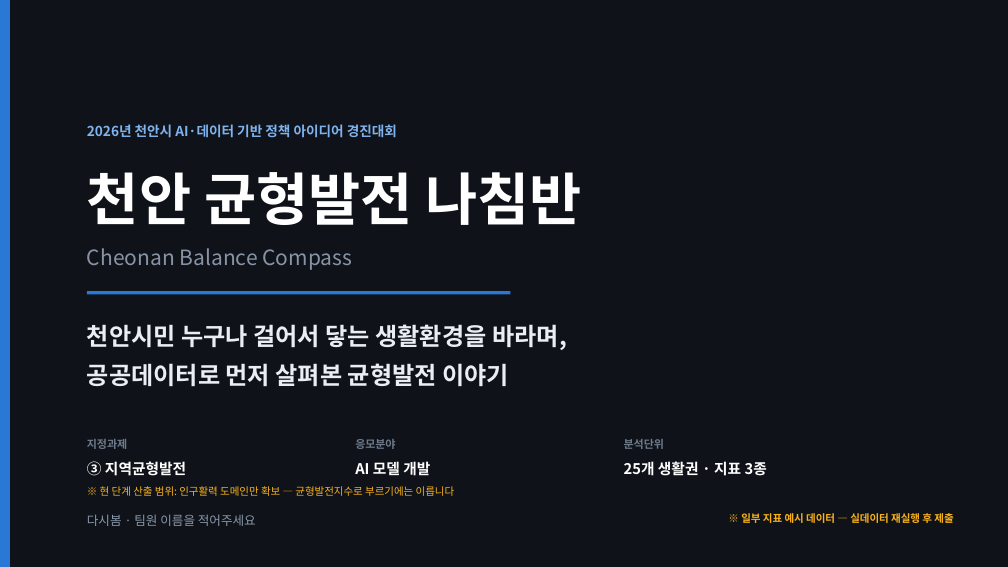
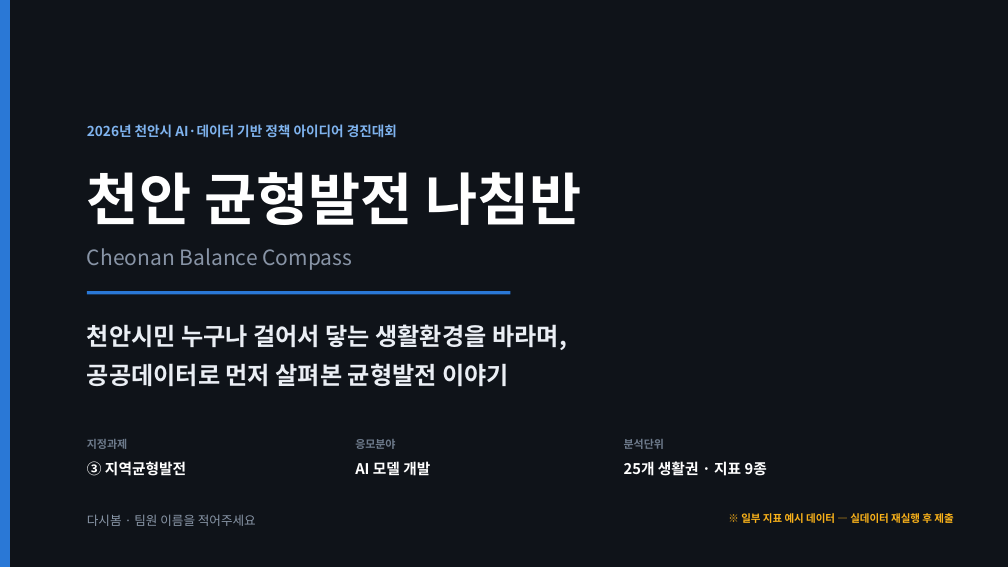
Before and after one commit to BioCode67/2026-AI-, a slide deck: slide 1 of deliverables/기획서_천안균형발전나침반_CBC.pptx. Drawn at 1008x567 pixels with LibreOffice and Linux fonts; fonts in the diff are those of the drawing. Boxes give left, top, right and bottom in pixels: in the first picture for what was removed or moved away, otherwise in the second. Text is boxed around its words. In the diff, an @@ line names an element or a change of style, - is before the commit and + after.

```diff
--- a/deliverables/기획서_천안균형발전나침반_CBC.pptx
+++ b/deliverables/기획서_천안균형발전나침반_CBC.pptx
@@ text at <box>624,461,767,476</box>: text changed @@
-25개 생활권 · 지표 3종
+25개 생활권 · 지표 9종
@@ text removed at <box>100,486,455,496</box> @@
-※ 현 단계 산출 범위: 인구활력 도메인만 확보 — 균형발전지수로 부르기에는 이릅니다
```
Also in this commit, not shown: 16 other slides changed, 2 slides added, 1 slide removed, 22 other files.
